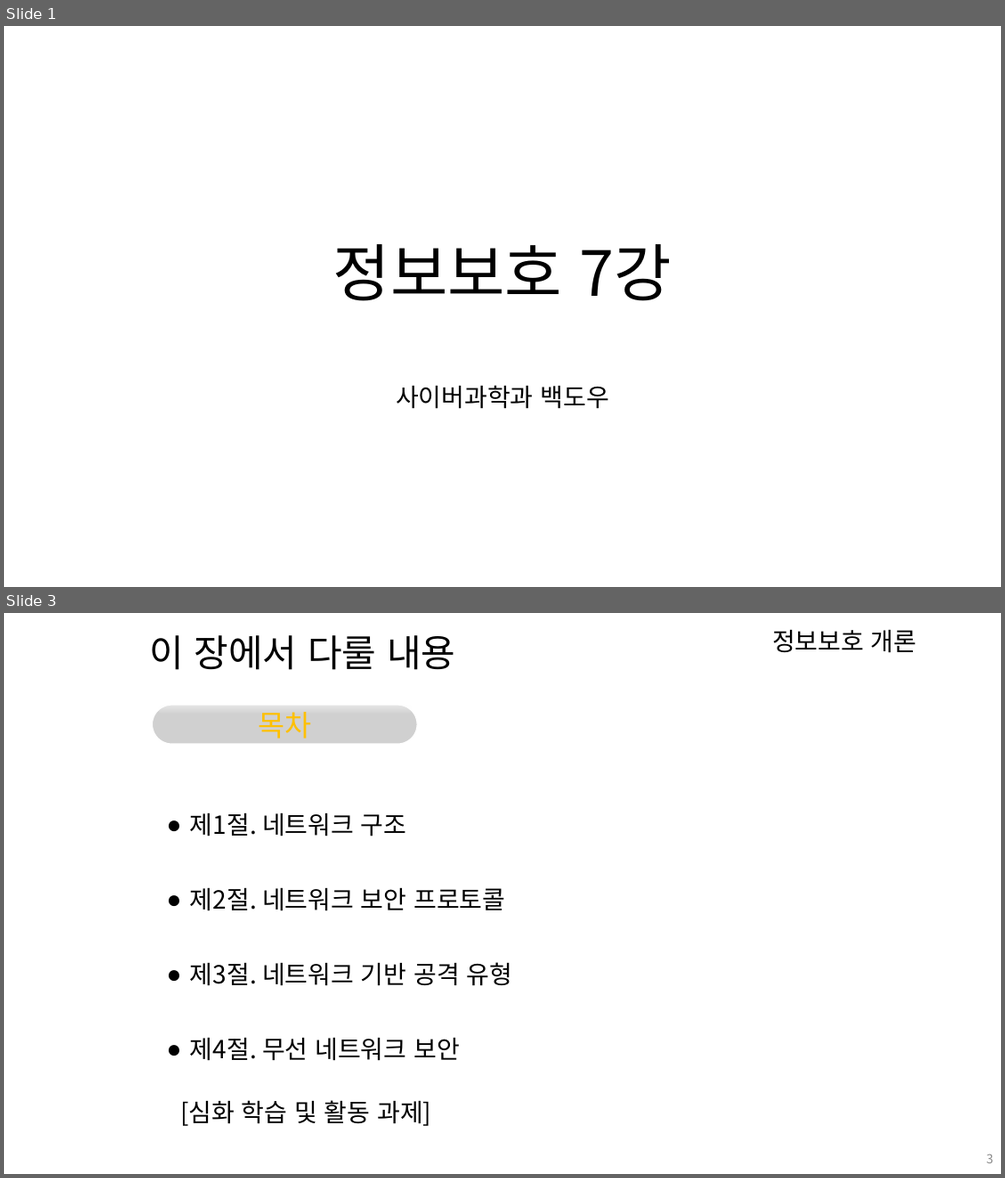
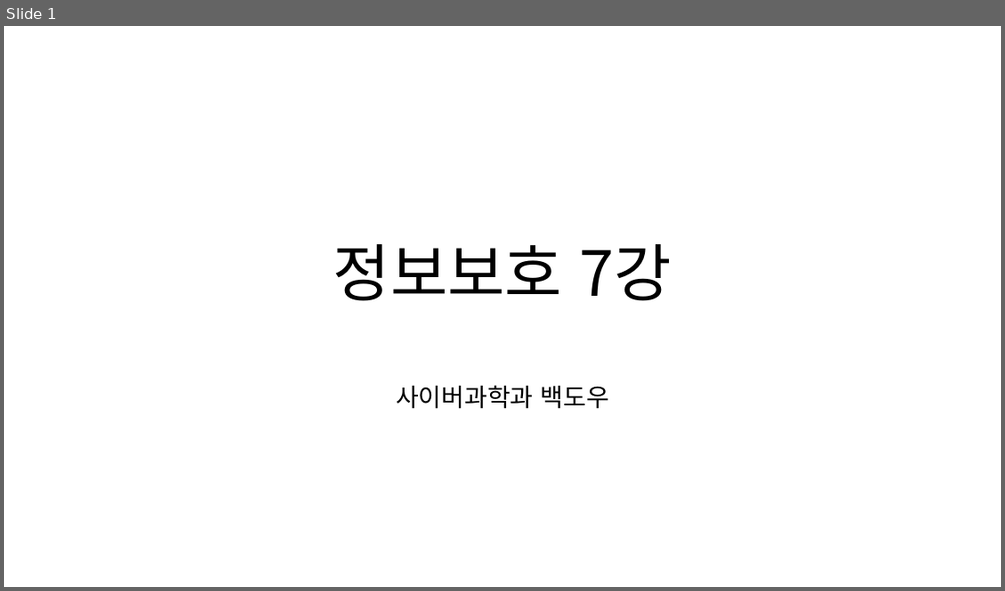
Before and after one commit to arizona95/CyberTraining, a slide deck: Lecture/24_1_정보보호/정보보호 7강.pptx. Shown one above the other, each under a label of ours: slides 1 and 3 before the commit, slide 1 after it; the slides between them are not shown. The pictures are 1005x1178 and 1005x591 pixels, drawn with LibreOffice and Linux fonts; fonts in the diff are those of the drawing; grey boxes stand for pictures; background and template pictures are left out. Boxes give left, top, right and bottom in pixels: in the first picture for what was removed or moved away, otherwise in the second. Text is boxed around its words. In the diff, an @@ line names an element or a change of style, - is before the commit and + after.

```diff
--- a/Lecture/24_1_정보보호/정보보호 7강.pptx
+++ b/Lecture/24_1_정보보호/정보보호 7강.pptx
@@ slide 3 removed at bbox=[4, 613, 1001, 1174], background #FFFFFF @@
@@ text removed at bbox=[149, 635, 455, 670] @@
-이 장에서 다룰 내용
@@ text removed at bbox=[772, 629, 917, 653] @@
-정보보호 개론
@@ picture removed at bbox=[152, 705, 417, 744] @@
@@ rounded rectangle removed at bbox=[152, 703, 417, 747] @@
-목차
@@ rounded rectangle removed at bbox=[159, 706, 412, 714] @@
@@ text removed at bbox=[190, 812, 513, 1061] @@
-● 제1절. 네트워크 구조
-● 제2절. 네트워크 보안 프로토콜
-● 제3절. 네트워크 기반 공격 유형
-● 제4절. 무선 네트워크 보안
@@ text removed at bbox=[180, 1100, 431, 1126] @@
-[심화 학습 및 활동 과제]
@@ page number removed at bbox=[987, 1153, 994, 1163] @@
-3
```
Also in this commit, not shown: 3 slides changed, 13 other slides removed, 1 other file.
